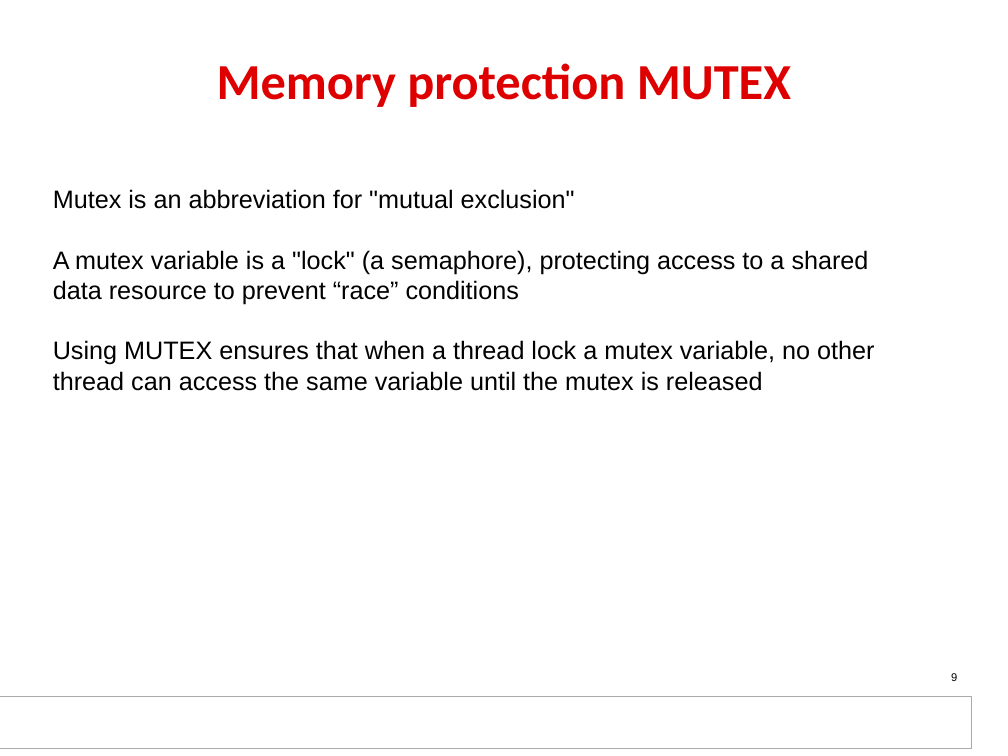
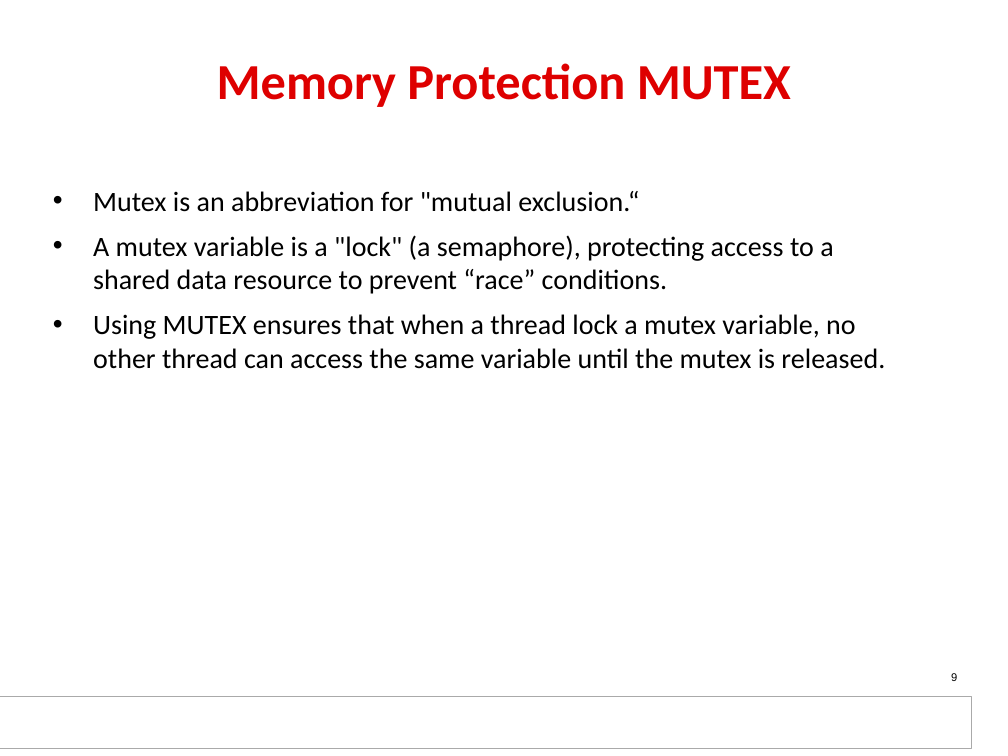
Before and after one commit to hari1989/keystone-workshop, a slide deck: slide 9 of slides/SMP_basic.pptx. Drawn at 1008x756 pixels with LibreOffice and Linux fonts; fonts in the diff are those of the drawing; background and template pictures are left out. Boxes give left, top, right and bottom in pixels: in the first picture for what was removed or moved away, otherwise in the second. Text is boxed around its words. In the diff, an @@ line names an element or a change of style, - is before the commit and + after.

```diff
--- a/slides/SMP_basic.pptx
+++ b/slides/SMP_basic.pptx
@@ title at box(217, 63, 791, 107): text changed @@
-Memory protection MUTEX
+Memory Protection MUTEX
@@ text at box(93, 191, 885, 369): text changed; size 18 to 20 pt; font Arial to Calibri @@
-Mutex is an abbreviation for "mutual exclusion"
-A mutex variable is a "lock" (a semaphore), protecting access to a shared data resource to prevent “race” conditions
-Using MUTEX ensures that when a thread lock a mutex variable, no other thread can access the same variable until the mutex is released
+• Mutex is an abbreviation for "mutual exclusion.“
+• A mutex variable is a "lock" (a semaphore), protecting access to a shared data resource to prevent “race” conditions.
+• Using MUTEX ensures that when a thread lock a mutex variable, no other thread can access the same variable until the mutex is released.
```
Also in this commit, not shown: 9 other slides changed, 2 other files.
